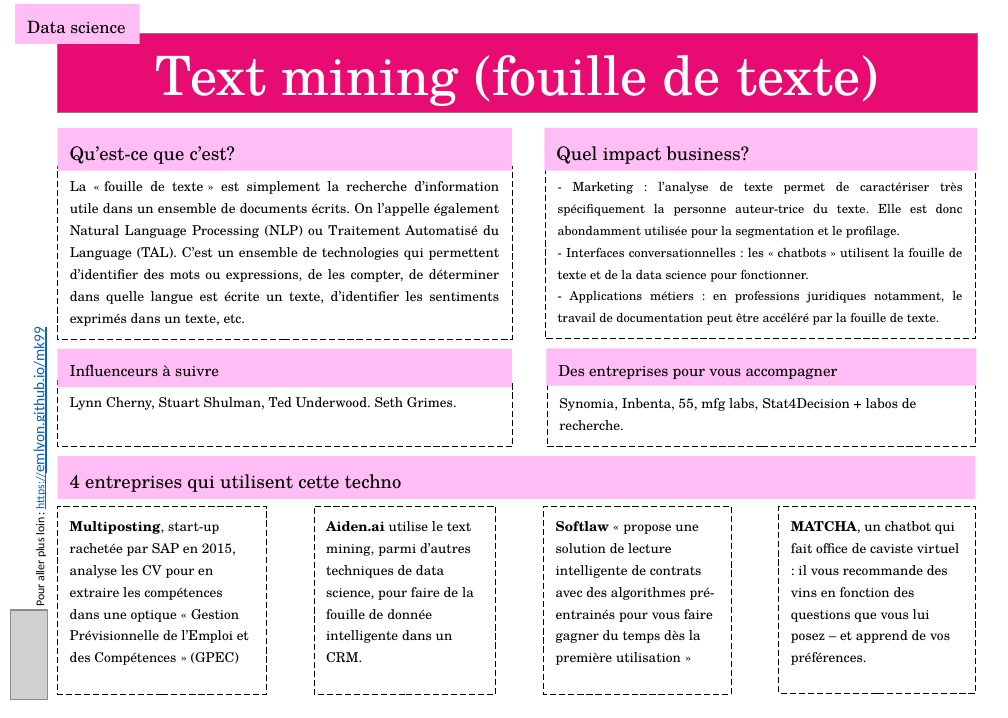
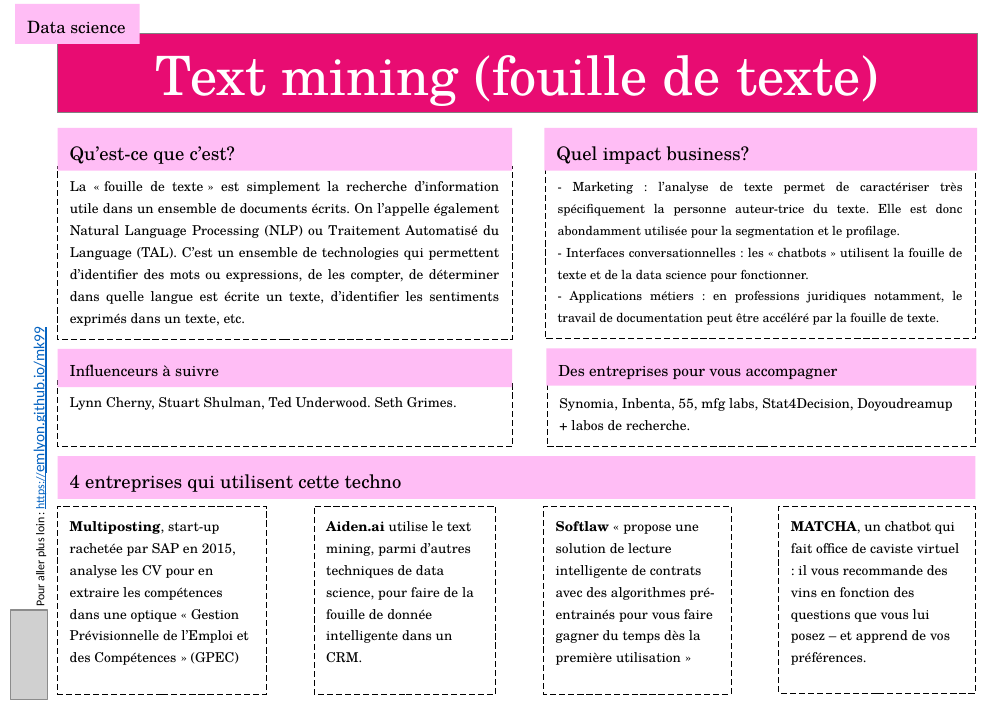
Before and after one commit to emlyon/chaire-implid, a slide deck: slide 9 of docs/content/cards.pptx. Drawn at 1008x718 pixels with LibreOffice and Linux fonts; fonts in the diff are those of the drawing; grey boxes stand for pictures. Boxes give left, top, right and bottom in pixels: in the first picture for what was removed or moved away, otherwise in the second. Text is boxed around its words. In the diff, an @@ line names an element or a change of style, - is before the commit and + after.

```diff
--- a/docs/content/cards.pptx
+++ b/docs/content/cards.pptx
@@ text in rectangle at bbox=[559, 398, 952, 430]: text changed @@
-Synomia, Inbenta, 55, mfg labs, Stat4Decision + labos de recherche.
+Synomia, Inbenta, 55, mfg labs, Stat4Decision, Doyoudreamup + labos de recherche.
```
Also in this commit, not shown: 6 other slides changed, 28 other files.
